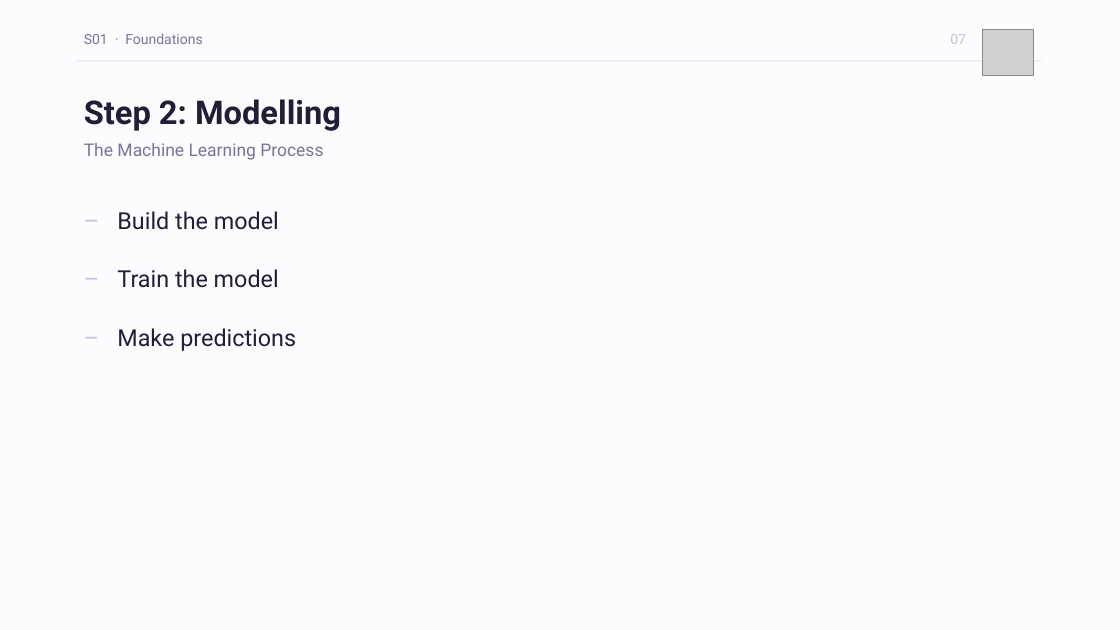
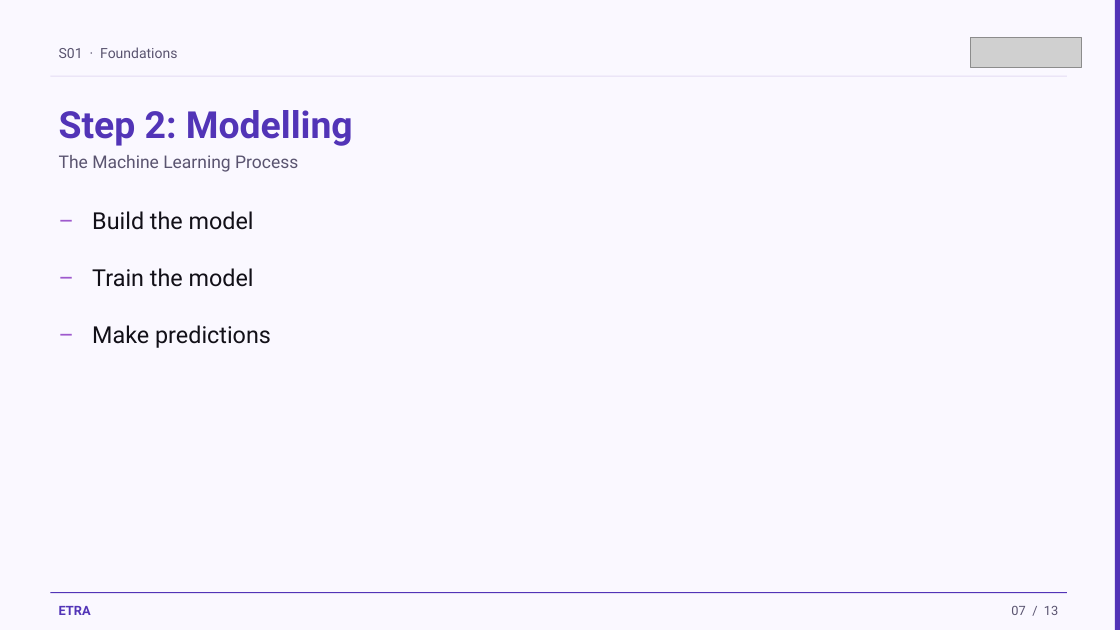
Before and after one commit to iksasa15/AI-ML, a slide deck: slide 7 of web-presentation/pdf-exports/Week1-Session1-Foundations.pptx. Drawn at 1120x630 pixels with LibreOffice and Linux fonts; fonts in the diff are those of the drawing; grey boxes stand for pictures. Boxes give left, top, right and bottom in pixels: in the first picture for what was removed or moved away, otherwise in the second. Text is boxed around its words. In the diff, an @@ line names an element or a change of style, - is before the commit and + after.

Commit message:
feat: update PowerPoint templates and scripts to align with ETRA Design System v1.0, enhancing visual consistency and usability

```diff
--- a/web-presentation/pdf-exports/Week1-Session1-Foundations.pptx
+++ b/web-presentation/pdf-exports/Week1-Session1-Foundations.pptx
@@ background #FCFBFE to #FAF8FF @@
@@ picture removed at (x1=983, y1=29, x2=1033, y2=76) @@
@@ rectangle added at (x1=1115, y1=0, x2=1120, y2=630), fill #5234B7 @@
@@ text "S01 · Foundations" at (x1=59, y1=47, x2=177, y2=58): text colour #7A7496 to #5A5470 @@
@@ text "S01 · Foundations" moved from (x1=84, y1=33, x2=202, y2=44) to (x1=59, y1=47, x2=177, y2=58) @@
@@ picture added at (x1=970, y1=38, x2=1081, y2=67) @@
@@ rectangle resized from (x1=76, y1=60, x2=1042, y2=61) to (x1=50, y1=76, x2=1067, y2=76) @@
@@ rectangle at (x1=50, y1=76, x2=1067, y2=76): fill #E8E4F2 to #E4DCF4 @@
@@ text "Step 2: Modelling" moved from (x1=84, y1=99, x2=341, y2=131) to (x1=59, y1=110, x2=353, y2=146) @@
@@ text "Step 2: Modelling" at (x1=59, y1=110, x2=353, y2=146): size 28 to 32 pt, text colour #221E36 to #5234B7 @@
@@ text "The Machine Learning Process" moved from (x1=84, y1=143, x2=323, y2=160) to (x1=59, y1=155, x2=298, y2=172) @@
@@ text "The Machine Learning Process" at (x1=59, y1=155, x2=298, y2=172): text colour #7A7496 to #5A5470 @@
@@ text "–" moved from (x1=76, y1=202, x2=105, y2=239) to (x1=50, y1=202, x2=80, y2=235) @@
@@ text "Build the model" moved from (x1=117, y1=211, x2=279, y2=230) to (x1=92, y1=211, x2=254, y2=230) @@
@@ text "–" moved from (x1=76, y1=260, x2=105, y2=298) to (x1=50, y1=259, x2=80, y2=292) @@
@@ text "Train the model" moved from (x1=117, y1=269, x2=279, y2=288) to (x1=92, y1=268, x2=254, y2=287) @@
@@ text colour #C8C0DE to #9E59CD in 3 elements at (x1=50, y1=202, x2=80, y2=235), (x1=50, y1=259, x2=80, y2=292), (x1=50, y1=316, x2=80, y2=350) @@
@@ text "–" moved from (x1=76, y1=319, x2=105, y2=357) to (x1=50, y1=316, x2=80, y2=350) @@
@@ text colour #221E36 to #121018 in 3 elements at (x1=92, y1=211, x2=254, y2=230), (x1=92, y1=268, x2=254, y2=287), (x1=92, y1=325, x2=271, y2=348) @@
@@ text "Make predictions" moved from (x1=117, y1=328, x2=296, y2=351) to (x1=92, y1=325, x2=271, y2=348) @@
@@ rectangle added at (x1=50, y1=592, x2=1067, y2=593), fill #5234B7 @@
@@ text added at (x1=59, y1=606, x2=91, y2=615), 11 pt, text #5234B7, bold @@
+ETRA
@@ text at (x1=1011, y1=606, x2=1058, y2=615): text changed; size 12 to 11 pt; text colour #C8C0DE to #5A5470 @@
-07
+07 / 13
```
Also in this commit, not shown: 12 other slides changed, 24 other files.
